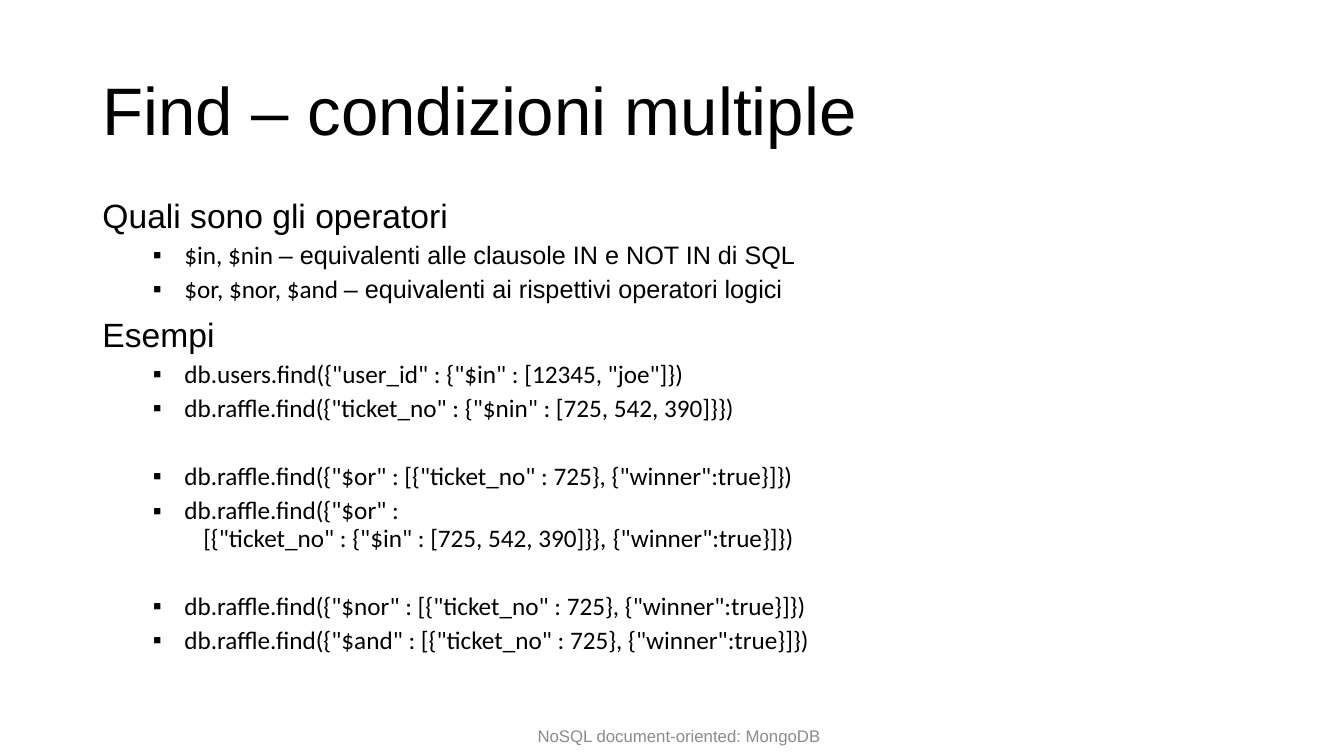
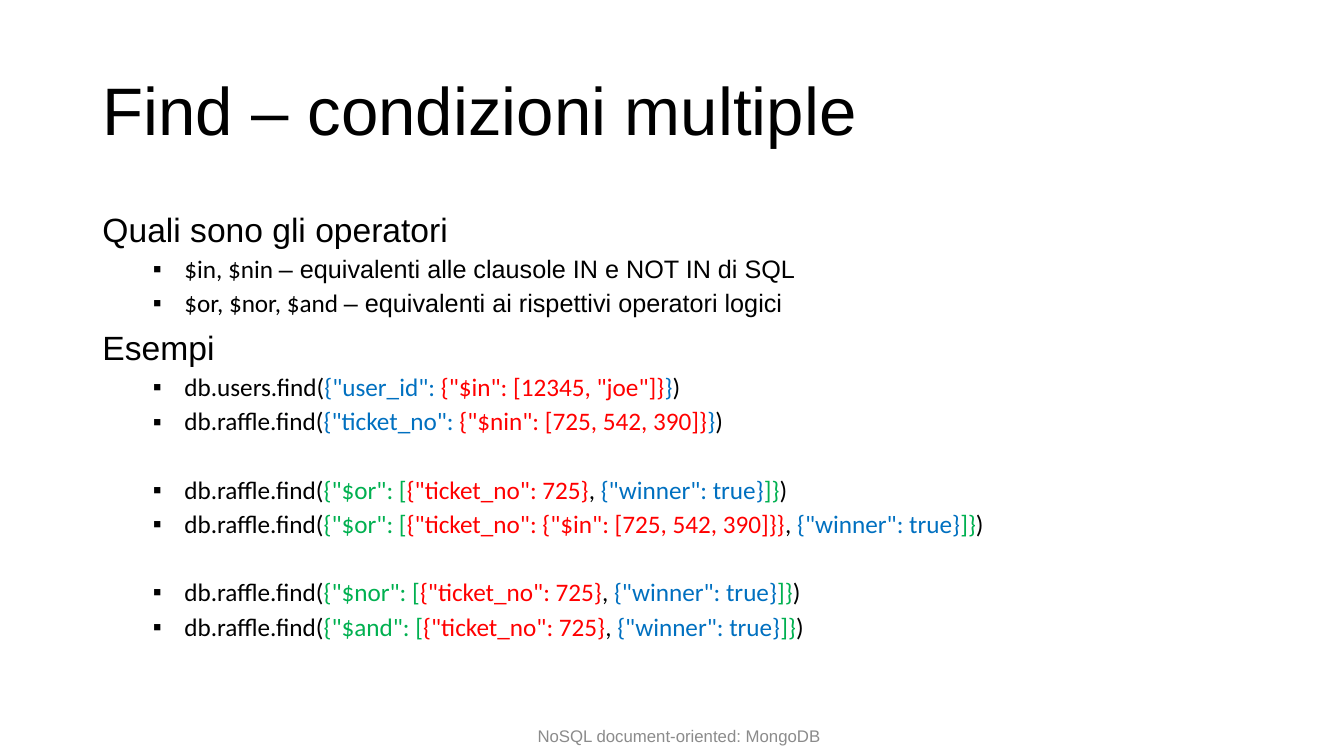
Before and after one commit to w4bo/teaching-seminario-nosql, a slide deck: slide 43 of slides/Document-based db.pptx (slide 42 before the commit). Drawn at 1344x756 pixels with LibreOffice and Linux fonts; fonts in the diff are those of the drawing. Boxes give left, top, right and bottom in pixels: in the first picture for what was removed or moved away, otherwise in the second. Text is boxed around its words. In the diff, an @@ line names an element or a change of style, - is before the commit and + after.

```diff
--- a/slides/Document-based db.pptx
+++ b/slides/Document-based db.pptx
@@ text at [184,377,983,640]: text changed; text colour #000000 to #FF0000 @@
-  ▪ db.users.find({"user_id" : {"$in" : [12345, "joe"]})
-  ▪ db.raffle.find({"ticket_no" : {"$nin" : [725, 542, 390]}})
-  ▪ db.raffle.find({"$or" : [{"ticket_no" : 725}, {"winner":true}]})
-  ▪ db.raffle.find({"$or" :
-    [{"ticket_no" : {"$in" : [725, 542, 390]}}, {"winner":true}]})
-  ▪ db.raffle.find({"$nor" : [{"ticket_no" : 725}, {"winner":true}]})
-  ▪ db.raffle.find({"$and" : [{"ticket_no" : 725}, {"winner":true}]})
+  ▪ db.users.find({"user_id": {"$in": [12345, "joe"]}})
+  ▪ db.raffle.find({"ticket_no": {"$nin": [725, 542, 390]}})
+  ▪ db.raffle.find({"$or": [{"ticket_no": 725}, {"winner": true}]})
+  ▪ db.raffle.find({"$or": [{"ticket_no": {"$in": [725, 542, 390]}}, {"winner": true}]})
+  ▪ db.raffle.find({"$nor": [{"ticket_no": 725}, {"winner": true}]})
+  ▪ db.raffle.find({"$and": [{"ticket_no": 725}, {"winner": true}]})
```
Also in this commit, not shown: 15 other slides changed, 1 slide added, 2 other files.
